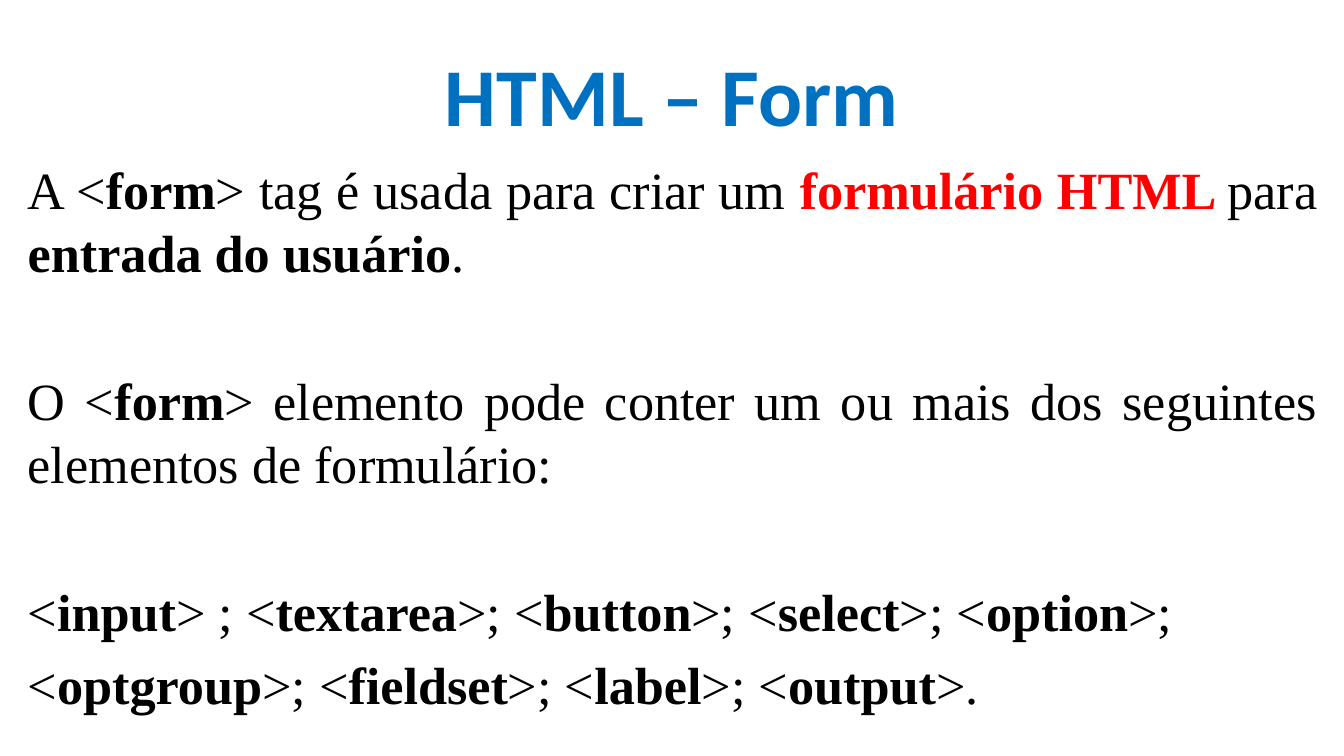
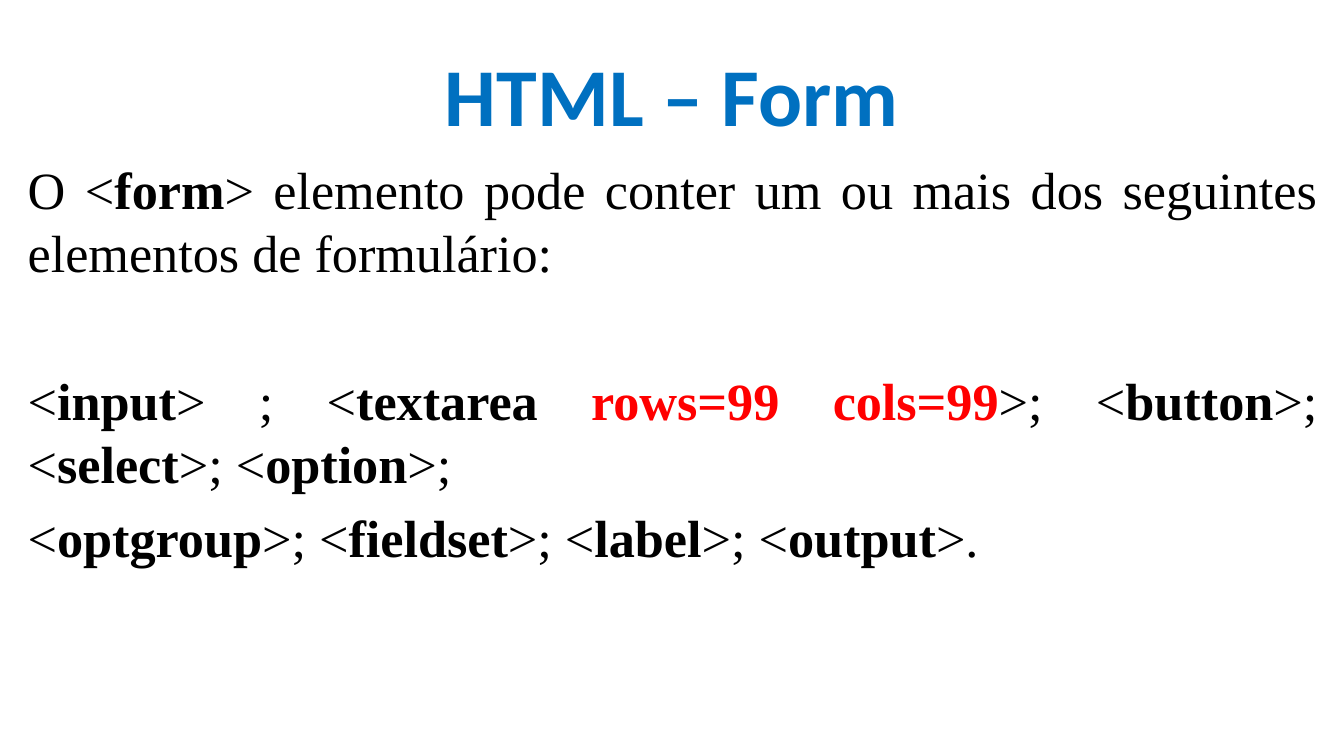
Before and after one commit to CloudEducationBrazil/WydenDesenvolvimentoWebPHP, a slide deck: slide 42 of 01 Classes/Aula 04 Desenvolvimento Web - HTML.pptx (slide 40 before the commit). Drawn at 1344x756 pixels with LibreOffice and Linux fonts; fonts in the diff are those of the drawing; background and template pictures are left out. Boxes give left, top, right and bottom in pixels: in the first picture for what was removed or moved away, otherwise in the second. Text is boxed around its words. In the diff, an @@ line names an element or a change of style, - is before the commit and + after.

```diff
--- a/01 Classes/Aula 04 Desenvolvimento Web - HTML.pptx
+++ b/01 Classes/Aula 04 Desenvolvimento Web - HTML.pptx
@@ text at (x1=28, y1=172, x2=1317, y2=273): paragraph removed @@
-A <form> tag é usada para criar um formulário HTML para entrada do usuário.
@@ text at (x1=28, y1=383, x2=1043, y2=494): text changed @@
-<input> ; <textarea>; <button>; <select>; <option>;
+<input> ; <textarea rows=99 cols=99>; <button>; <select>; <option>;
```
Also in this commit, not shown: 2 other slides changed, 4 slides added, 1 other file.
